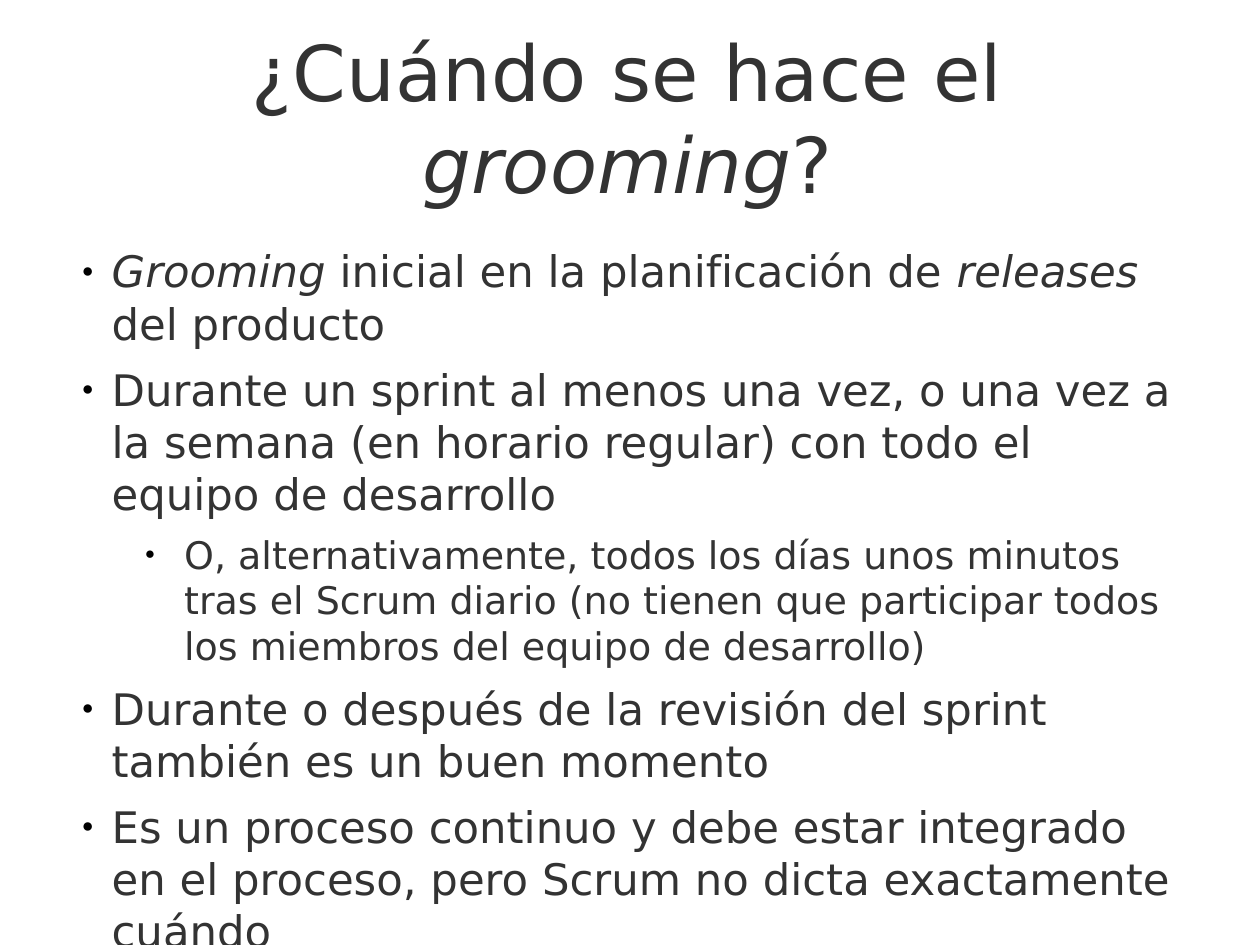
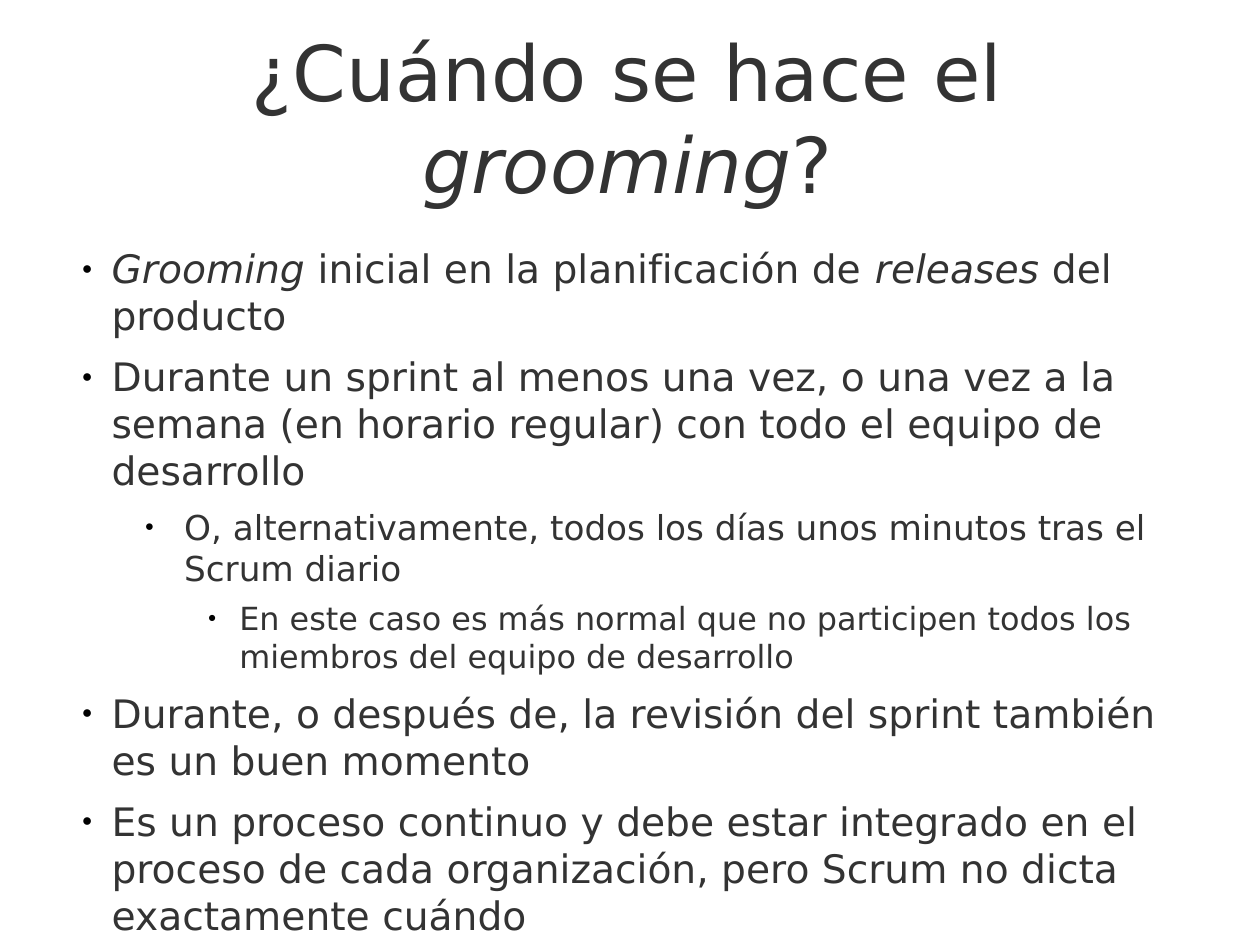
Before and after one commit to UNIZAR-30248-GeProSoft/scrum-slides, a slide deck: slide 15 of 7i_GPS-S05-Scrum-PilaDelProducto.odp. Drawn at 1260x945 pixels with LibreOffice and Linux fonts; fonts in the diff are those of the drawing; background and template pictures are left out. Boxes give left, top, right and bottom in pixels: in the first picture for what was removed or moved away, otherwise in the second. Text is boxed around its words. In the diff, an @@ line names an element or a change of style, - is before the commit and + after.

```diff
--- a/7i_GPS-S05-Scrum-PilaDelProducto.odp
+++ b/7i_GPS-S05-Scrum-PilaDelProducto.odp
@@ text at (112, 251, 1115, 486): size 24.8 to 22.4 pt in "Grooming inicial en la planificación de releases ...", "Durante un sprint al menos una vez, ..." @@
@@ text at (112, 512, 1155, 931): text changed; size 24.8 to 22.4 pt @@
-  ● O, alternativamente, todos los días unos minutos tras el Scrum diario (no tienen que participar todos los miembros del equipo de desarrollo)
-● Durante o después de la revisión del sprint también es un buen momento
-● Es un proceso continuo y debe estar integrado en el proceso, pero Scrum no dicta exactamente cuándo
+  ● O, alternativamente, todos los días unos minutos tras el Scrum diario
+    ● En este caso es más normal que no participen todos los miembros del equipo de desarrollo
+● Durante, o después de, la revisión del sprint también es un buen momento
+● Es un proceso continuo y debe estar integrado en el proceso de cada organización, pero Scrum no dicta exactamente cuándo
@@ text at (100, 898, 558, 911): text changed @@
-Salvo que se indique lo contrario, este trabajo es © 2017 Rubén Béjar http://www.rubenbejar.com
+Salvo que se indique lo contrario, este trabajo es © 2018 Rubén Béjar http://www.rubenbejar.com
```
Also in this commit, not shown: 24 other slides changed, 2 slides added, 1 other file.
